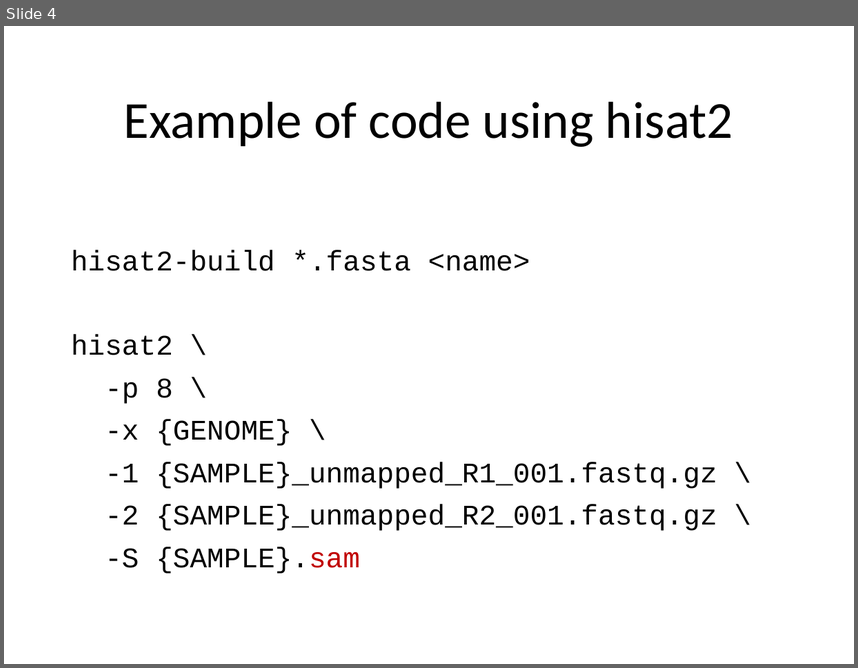
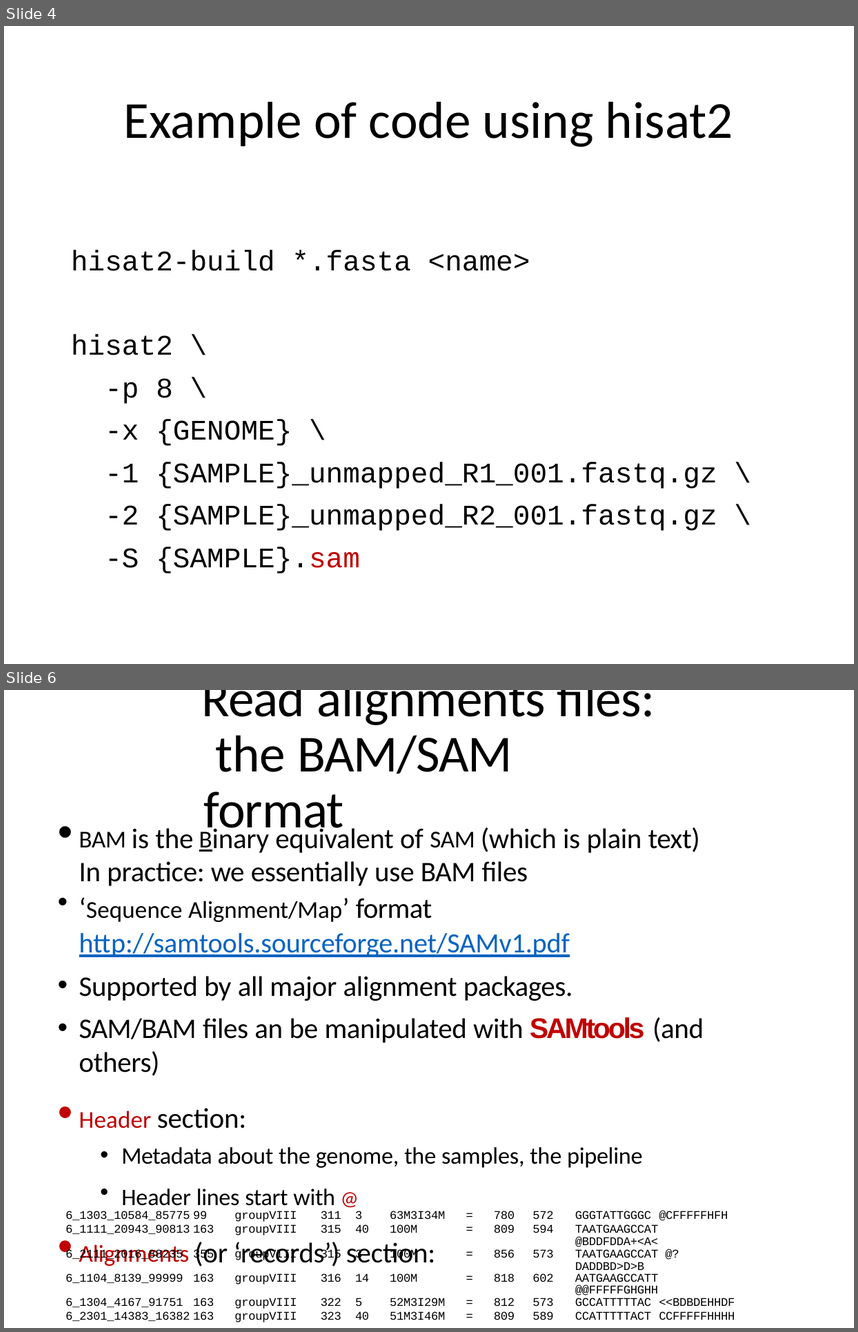
Before and after one commit to PRodriguez19/Intro-to-rnaseq, a slide deck: lectures/Lecture9-MMG232.pptx. Shown one above the other, each under a label of ours: slide 4 before the commit, slides 4 and 6 after it; the slides between them are not shown. The pictures are 858x668 and 858x1332 pixels, drawn with LibreOffice and Linux fonts; fonts in the diff are those of the drawing. Boxes give left, top, right and bottom in pixels: in the first picture for what was removed or moved away, otherwise in the second. Text is boxed around its words. In the diff, an @@ line names an element or a change of style, - is before the commit and + after.

```diff
--- a/lectures/Lecture9-MMG232.pptx
+++ b/lectures/Lecture9-MMG232.pptx
@@ slide 6 added at [4,690,854,1328], background #FFFFFF @@
@@ title added at [202,690,655,839], 44 pt, text #000000 @@
+Read alignments files: the BAM/SAM format
@@ text added at [79,825,704,1266], 24 pt, text #000000 @@
+• BAM is the Binary equivalent of SAM (which is plain text) In practice: we essentially use BAM files
+• ‘Sequence Alignment/Map’ format
+http://samtools.sourceforge.net/SAMv1.pdf
+• Supported by all major alignment packages.
+• SAM/BAM files an be manipulated with SAMtools (and others)
+• Header section:
+  • Metadata about the genome, the samples, the pipeline
+  • Header lines start with @
+• Alignments (or ‘records’) section:
@@ table added at [63,1211,746,1325], 6 rows, 10 columns @@
+6_1303_10584_85775 | 99 | groupVIII | 311 | 3 | 63M3I34M | = | 780 | 572 | GGGTATTGGGC @CFFFFFHFH
+6_1111_20943_90813 | 163 | groupVIII | 315 | 40 | 100M | = | 809 | 594 | TAATGAAGCCAT @BDDFDDA+<A<
+6_2111_2016_88235 | 355 | groupVIII | 315 | 3 | 100M | = | 856 | 573 | TAATGAAGCCAT @?DADDBD>D>B
+6_1104_8139_99999 | 163 | groupVIII | 316 | 14 | 100M | = | 818 | 602 | AATGAAGCCATT @@FFFFFGHGHH
+6_1304_4167_91751 | 163 | groupVIII | 322 | 5 | 52M3I29M | = | 812 | 573 | GCCATTTTTAC <<BDBDEHHDF
+6_2301_14383_16382 | 163 | groupVIII | 323 | 40 | 51M3I46M | = | 809 | 589 | CCATTTTTACT CCFFFFFHHHH
```
Also in this commit, not shown: 10 other slides added, 2 other files.
